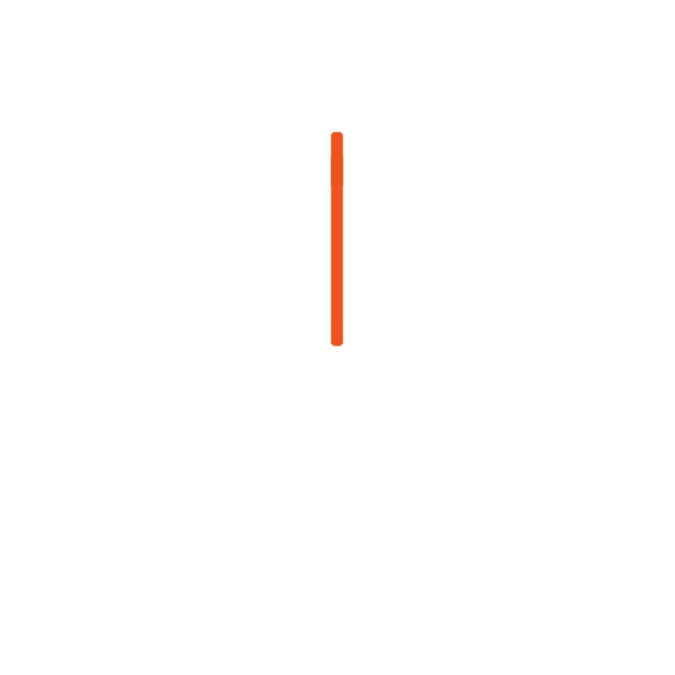
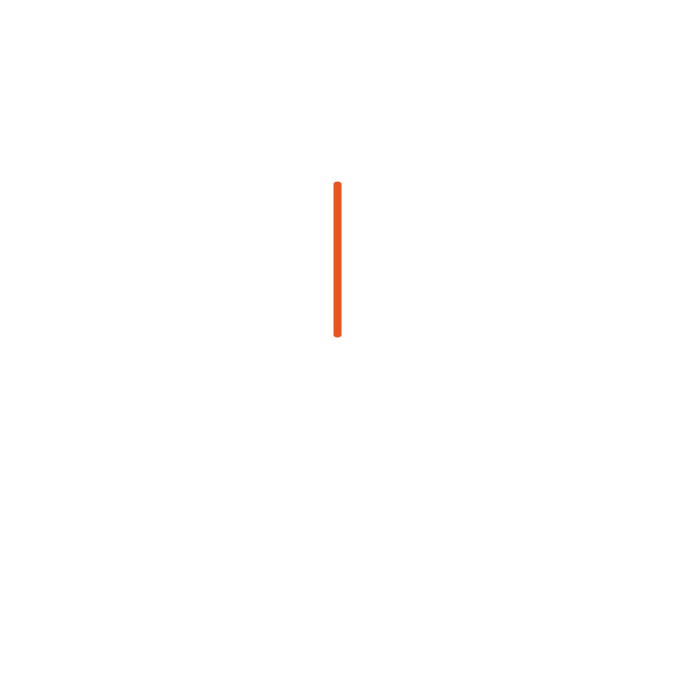
Revision of a layered 675x675 image; what changed, layer by layer:
renamed "Hour_Hand@27.png" to "hour.png", painted on it over left=330, top=131, right=344, bottom=347
